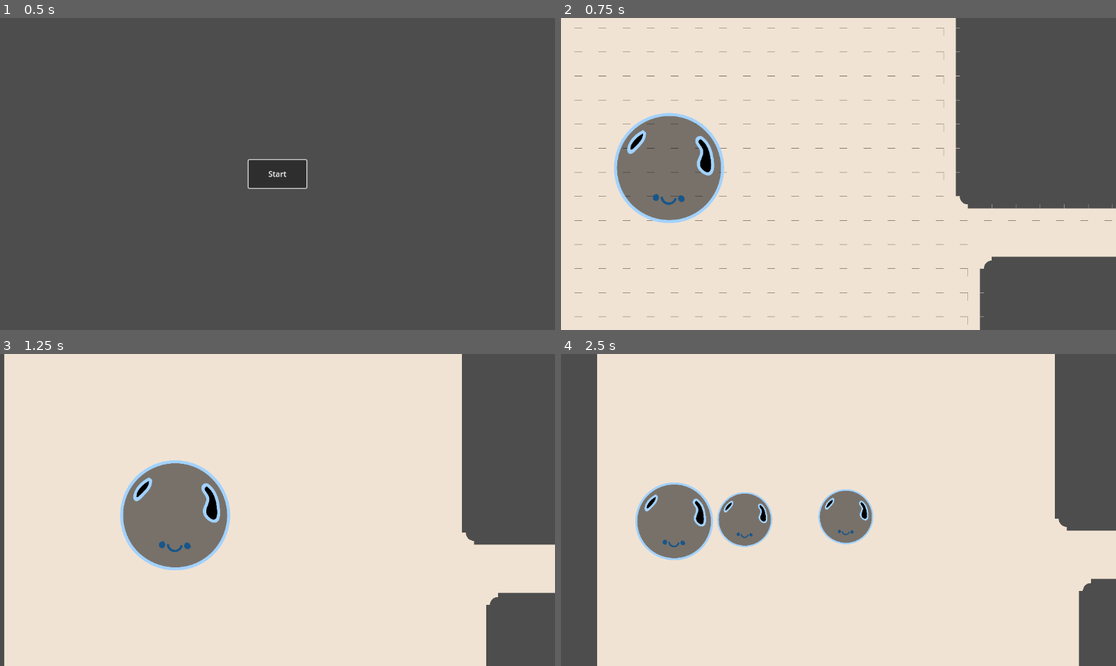
Above: before the commit, frames 1-4 (two rows, left to right).
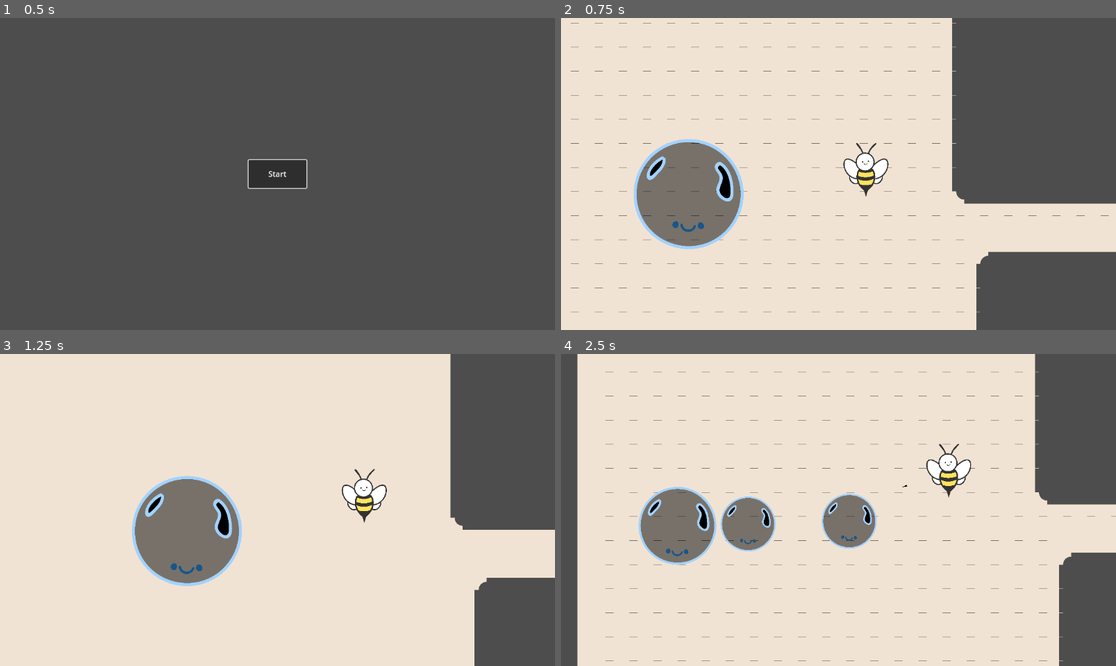
Above: after the commit, the same moments.

Repository: theascone/ggj25
Game: Godot game, scene res://scenes/menu.tscn
The game is run twice, just before and just after one commit, with the same random seed, the same clock (stepped at 60 frames per second) and the same inputs.
Inputs:
- Up to frame 1 (0.5 s): no input
- Up to frame 2 (0.75 s): click "Start" at 0.5 s
- Up to frame 3 (1.25 s): no input
- Up to frame 4 (2.5 s): hold Space (split) 1.28-2.03 s; hold Right (ui_right) from 1.28 s (still down); tap W (move_up) at 1.52, 2.27 s; tap Space (split) at 2.1 s

Frame 1 is identical in both runs. In frame 2, 8.8% of the frame differs, in the area x 1-100%, y 0-100%; in frame 3, 8.2%; in frame 4, 12%, in the area x 2-100%, y 0-100%.

Commit message:
added bee sprites. added bubble face animation

Diff:
--- a/scenes/bubble.tscn
+++ b/scenes/bubble.tscn
@@ -46,12 +46,12 @@
 "duration": 1.0,
 "texture": ExtResource("5_t7f1k")
 }, {
-"duration": 0.07,
+"duration": 0.04,
 "texture": ExtResource("4_vyo77")
 }],
 "loop": true,
 "name": &"regular_smile",
-"speed": 0.1
+"speed": 0.2
 }]
 
 [sub_resource type="CircleShape2D" id="CircleShape2D_16syt"]
@@ -78,7 +78,7 @@
 scale = Vector2(0.160156, 0.160156)
 sprite_frames = SubResource("SpriteFrames_wxma4")
 animation = &"regular_smile"
-frame_progress = 0.156807
+frame_progress = 0.540061
 
 [node name="SpikeArea" type="Area2D" parent="."]
 collision_layer = 2
--- a/scenes/enemy_stinger.tscn
+++ b/scenes/enemy_stinger.tscn
@@ -1,18 +1,49 @@
-[gd_scene load_steps=3 format=3 uid="uid://b3n2bfbnun145"]
+[gd_scene load_steps=6 format=3 uid="uid://b3n2bfbnun145"]
 
 [ext_resource type="Script" path="res://scripts/enemy_stinger.gd" id="1_8c3vp"]
+[ext_resource type="Texture2D" uid="uid://c3bml3vy0vdbx" path="res://assets/enemies/bee/bee_body.svg" id="2_033l2"]
+[ext_resource type="Texture2D" uid="uid://c6fjody8xkicu" path="res://assets/enemies/bee/bee_face_mad.svg" id="3_mkrch"]
+[ext_resource type="Texture2D" uid="uid://dltdwbn78gmwu" path="res://assets/enemies/bee/bee_face_calm.svg" id="4_uho2t"]
 
-[sub_resource type="RectangleShape2D" id="RectangleShape2D_11gld"]
-size = Vector2(73, 100)
+[sub_resource type="SpriteFrames" id="SpriteFrames_djs45"]
+animations = [{
+"frames": [{
+"duration": 1.0,
+"texture": ExtResource("3_mkrch")
+}],
+"loop": true,
+"name": &"angry",
+"speed": 5.0
+}, {
+"frames": [{
+"duration": 1.0,
+"texture": ExtResource("4_uho2t")
+}],
+"loop": true,
+"name": &"regular_smile",
+"speed": 5.0
+}]
 
 [node name="Stinger" type="CharacterBody2D"]
 script = ExtResource("1_8c3vp")
 
-[node name="Polygon2D" type="Polygon2D" parent="."]
-polygon = PackedVector2Array(-46, -47, 47, -52, 14, 56)
-
-[node name="CollisionShape2D" type="CollisionShape2D" parent="."]
-position = Vector2(2.5, -1)
-shape = SubResource("RectangleShape2D_11gld")
+[node name="Sprite2D" type="Sprite2D" parent="."]
+scale = Vector2(0.117188, 0.117187)
+texture = ExtResource("2_033l2")
 
 [node name="AnimatedSprite2D" type="AnimatedSprite2D" parent="."]
+scale = Vector2(0.117188, 0.117188)
+sprite_frames = SubResource("SpriteFrames_djs45")
+animation = &"angry"
+
+[node name="Area2D" type="Area2D" parent="."]
+
+[node name="CollisionPolygon2D" type="CollisionPolygon2D" parent="Area2D"]
+polygon = PackedVector2Array(-20, -58, -46, -21, -47, -5, -32, 23, 0, 54, 32, 25, 47, -5, 46, -20, 22, -58)
+
+[node name="Timer" type="Timer" parent="."]
+one_shot = true
+autostart = true
+
+[connection signal="body_entered" from="Area2D" to="." method="_on_area_2d_body_entered"]
+[connection signal="timeout" from="Timer" to="." method="_on_timer_timeout"]
--- a/scenes/level1.tscn
+++ b/scenes/level1.tscn
@@ -1,9 +1,10 @@
-[gd_scene load_steps=7 format=4 uid="uid://bwv0gxs8blh0l"]
+[gd_scene load_steps=8 format=4 uid="uid://bwv0gxs8blh0l"]
 
 [ext_resource type="PackedScene" uid="uid://bpdxao1oh1o1u" path="res://scenes/bubble.tscn" id="1_wyawi"]
 [ext_resource type="Texture2D" uid="uid://dkrh610rgjisb" path="res://assets/tilesets/Tileset_basic.png" id="2_cgp5p"]
-[ext_resource type="PackedScene" uid="uid://bin1esr2i0gfc" path="res://scenes/player.tscn" id="2_y6y1y"]
+[ext_resource type="PackedScene" path="res://scenes/player.tscn" id="2_y6y1y"]
 [ext_resource type="Script" path="res://scripts/camera.gd" id="3_5n70l"]
+[ext_resource type="PackedScene" uid="uid://b3n2bfbnun145" path="res://scenes/enemy_stinger.tscn" id="5_olnlm"]
 
 [sub_resource type="TileSetAtlasSource" id="TileSetAtlasSource_ycmcb"]
 texture = ExtResource("2_cgp5p")
@@ -456,4 +457,6 @@
 tile_set = SubResource("TileSet_3y5wf")
 
 [node name="Bubble" parent="." instance=ExtResource("1_wyawi")]
-position = Vector2(-416, -16)
+position = Vector2(-368, 48)
+
+[node name="Stinger" parent="." instance=ExtResource("5_olnlm")]
--- /dev/null
+++ b/scenes/sting_bullet.tscn
@@ -0,0 +1,24 @@
+[gd_scene load_steps=2 format=3 uid="uid://dytctdr1u647g"]
+
+[ext_resource type="Script" path="res://scripts/sting_bullet.gd" id="1_gr5ch"]
+
+[node name="Area2D" type="Area2D"]
+script = ExtResource("1_gr5ch")
+
+[node name="Sprite2D" type="Sprite2D" parent="."]
+
+[node name="Polygon2D" type="Polygon2D" parent="."]
+position = Vector2(0, -1)
+scale = Vector2(0.666667, 1)
+color = Color(0, 0, 0, 1)
+polygon = PackedVector2Array(3, 1, 0, -10, -3, 1)
+
+[node name="Timer" type="Timer" parent="."]
+wait_time = 10.0
+autostart = true
+
+[node name="CollisionPolygon2D" type="CollisionPolygon2D" parent="."]
+polygon = PackedVector2Array(0, -11, -2, 0, 2, 0)
+
+[connection signal="body_entered" from="." to="." method="_on_body_entered"]
+[connection signal="timeout" from="Timer" to="." method="_on_timer_timeout"]
--- a/scripts/bubble.gd
+++ b/scripts/bubble.gd
@@ -14,6 +14,7 @@
 
 func add_velocity(velocity: Vector2):
 	self.velocity += velocity
+	$FaceAnimation.play("regular_smile")
 
 func _physics_process(delta: float) -> void:
 	# Add the gravity.
@@ -25,6 +26,11 @@
 
 	velocity = lerp(velocity, Vector2(0.0, 0.0), dampening * delta)
 
+	$FaceAnimation.offset.x += 0.1*clampf(velocity.x, -25.0, 25.0)
+	$FaceAnimation.offset.y += 0.1*clampf(velocity.y, -25.0, 25.0)
+	$FaceAnimation.offset.x = clampf($FaceAnimation.offset.x, -150.0, 150.0)
+	$FaceAnimation.offset.y = clampf($FaceAnimation.offset.y, -45.0, 45.0)
+
 	move_and_slide()
 
 func update_surface(factor: float):
@@ -35,6 +41,7 @@
 
 func pop() -> void:
 	#death_animation()
+	$FaceAnimation.play("dead")
 	var player = get_node("/root/Root/Player")
 	player.handle_popped(self)
 	queue_free()
--- a/scripts/enemy_stinger.gd
+++ b/scripts/enemy_stinger.gd
@@ -4,14 +4,28 @@
 @export var SPEED = 300.0
 @export var hit_rate = 0.5
 
+func _ready():
+	$AnimatedSprite2D.play("regular_smile")
+
 func _physics_process(delta: float) -> void:
+	var space_state = get_world_2d().direct_space_state
+	var player = get_node("/root/Root/Player").controlled
+	var query = PhysicsRayQueryParameters2D.create(position, player.position)
+	var result = space_state.intersect_ray(query)
+	print(result)
+	move_and_slide()
 
-	# Get the input direction and handle the movement/deceleration.
-	# As good practice, you should replace UI actions with custom gameplay actions.
-	var direction := Input.get_axis("ui_left", "ui_right")
-	if direction:
-		velocity.x = direction * SPEED
-	else:
-		velocity.x = move_toward(velocity.x, 0, SPEED)
 
-	move_and_slide()
+func _on_area_2d_body_entered(body: Node2D) -> void:
+	if body is Bubble:
+		body.pop()
+
+func _on_timer_timeout() -> void:
+	var bullet = preload("res://scenes/sting_bullet.tscn")
+	var bullet_instance = bullet.instantiate()
+	var player = get_node("/root/Root/Player")
+	var dir = (player.controlled.position - position).normalized()
+	bullet_instance.position = position
+	bullet_instance.rotation = (dir * Vector2(-1, 1)).angle_to(Vector2(0, -1))
+
+	add_child(bullet_instance)
--- /dev/null
+++ b/scripts/sting_bullet.gd
@@ -0,0 +1,24 @@
+extends Area2D
+
+@export var speed = 100.0
+
+# Called when the node enters the scene tree for the first time.
+func _ready() -> void:
+	pass # Replace with function body.
+
+
+# Called every frame. 'delta' is the elapsed time since the previous frame.
+func _physics_process(delta: float) -> void:
+	var dir = Vector2.from_angle(rotation)
+	dir = dir.rotated(-PI/2)
+	position += dir.normalized() * speed * delta
+	pass
+
+
+func _on_timer_timeout() -> void:
+	queue_free()
+
+
+func _on_body_entered(body: Node2D) -> void:
+	if body is Bubble:
+		body.pop()
Not shown, added: assets/Bubble/bubble_noface-04.png.import
Not shown, added: assets/enemies/bee/bee_body.svg.import
Not shown, added: assets/enemies/bee/bee_body_no_sting.svg.import
Not shown, added: assets/enemies/bee/bee_face_calm.svg.import
Not shown, added: assets/enemies/bee/bee_face_mad.svg.import
Not shown, added: assets/enemies/bee/bee_just_stinger.svg.import
